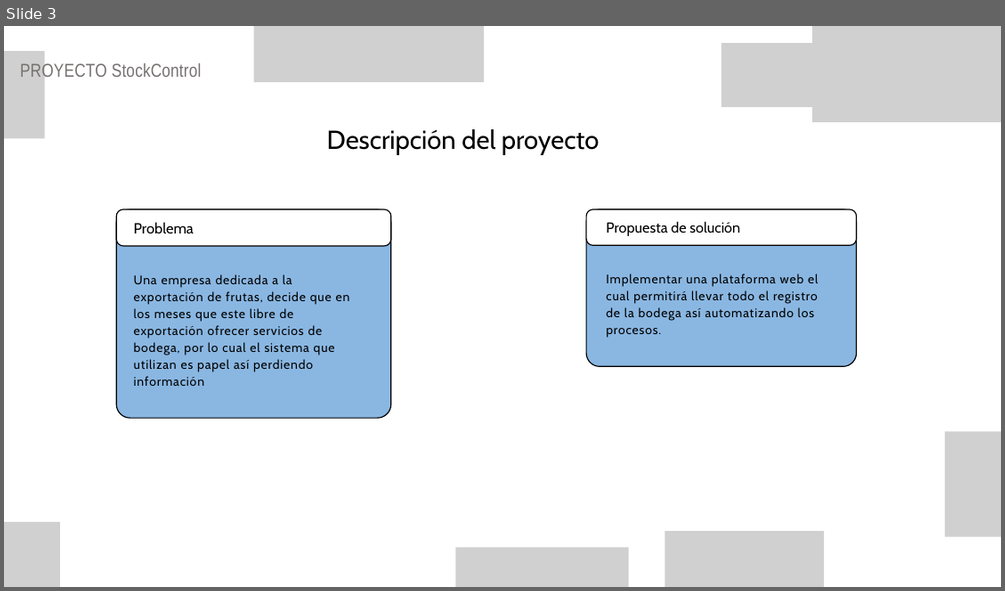
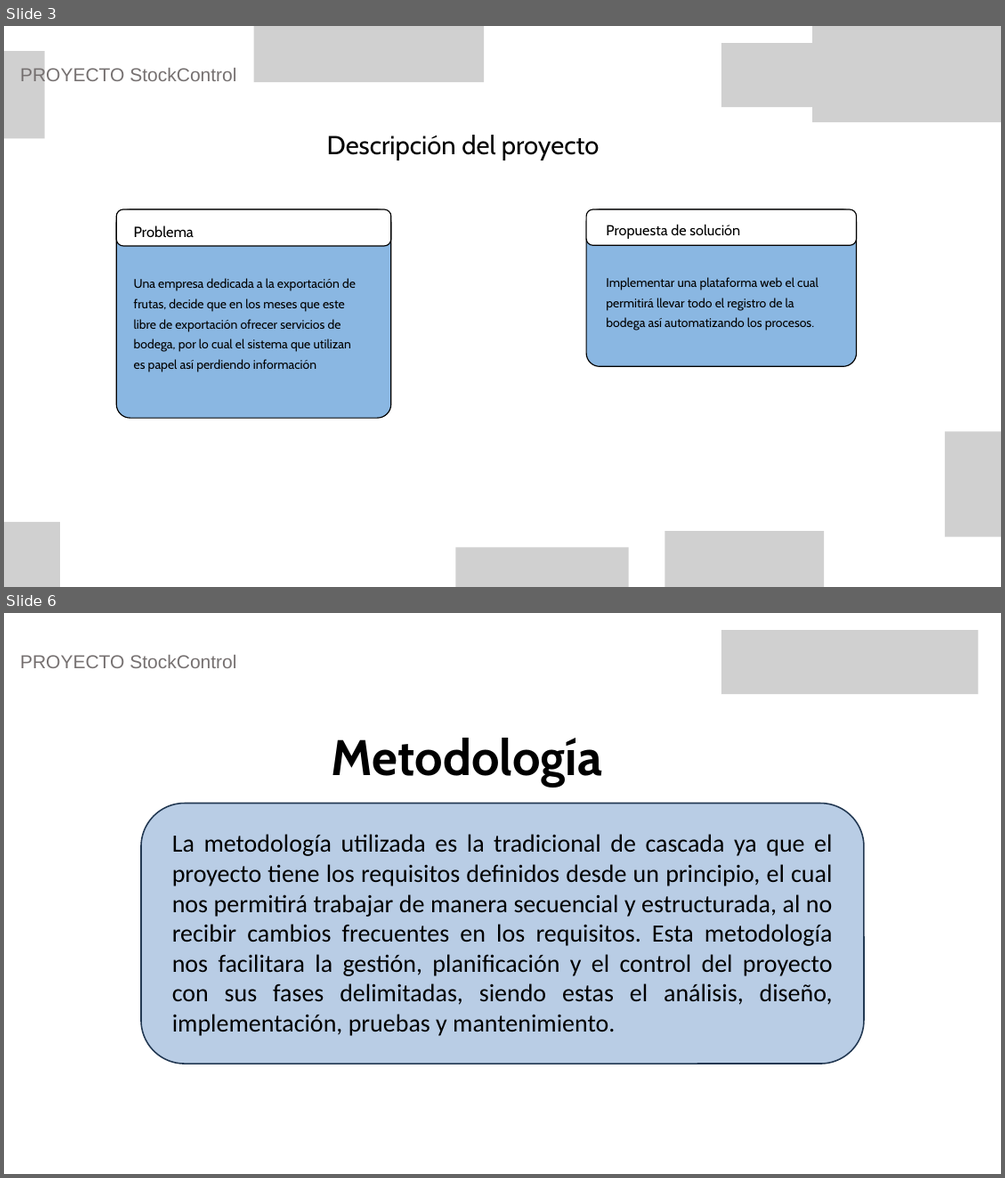
Before and after one commit to NovemiP/CP_PTY4614_4_EQP_4, a slide deck: Fase 2/Evidencias Proyecto/Presentacion Proyecto.pptx. Shown one above the other, each under a label of ours: slide 3 before the commit, slides 3 and 6 after it; the slides between them are not shown. The pictures are 1005x591 and 1005x1178 pixels, drawn with LibreOffice and Linux fonts; fonts in the diff are those of the drawing; grey boxes stand for pictures; background and template pictures are left out. Boxes give left, top, right and bottom in pixels: in the first picture for what was removed or moved away, otherwise in the second. Text is boxed around its words. In the diff, an @@ line names an element or a change of style, - is before the commit and + after.

```diff
--- a/Fase 2/Evidencias Proyecto/Presentacion Proyecto.pptx
+++ b/Fase 2/Evidencias Proyecto/Presentacion Proyecto.pptx
@@ slide 6 added at (x1=4, y1=613, x2=1001, y2=1174), background picture (left out) @@
@@ picture added at (x1=721, y1=630, x2=978, y2=694) @@
@@ text added at (x1=20, y1=655, x2=236, y2=668), 27 pt, text #767171 @@
+PROYECTO StockControl
@@ text added at (x1=331, y1=738, x2=602, y2=787), 72.1 pt, text #000000, bold @@
+Metodología
@@ rounded rectangle added at (x1=141, y1=803, x2=864, y2=1063), fill #B9CDE5, outline #233953 2 pt @@
@@ text added at (x1=172, y1=834, x2=833, y2=1036), 36 pt, text #000000 @@
+La metodología utilizada es la tradicional de cascada ya que el proyecto tiene los requisitos definidos desde un principio, el cual nos permitirá trabajar de manera secuencial y estructurada, al no recibir cambios frecuentes en los requisitos. Esta metodología nos facilitara la gestión, planificación y el control del proyecto con sus fases delimitadas, siendo estas el análisis, diseño, implementación, pruebas y mantenimiento.
@@ slide 3 changed as well @@
@@ text "PROYECTO StockControl" at (x1=20, y1=66, x2=236, y2=85): font Arial Narrow to Arial, letter spacing 0.2 to 0 pt; line spacing 32.4pt to 1.2 @@
@@ text "Descripción del proyecto" at (x1=327, y1=135, x2=599, y2=160): line spacing 44pt to 1.17 @@
@@ text "Problema" at (x1=134, y1=225, x2=194, y2=237): line spacing 24.9pt to 1.17 @@
@@ text "Propuesta de solución" at (x1=606, y1=224, x2=740, y2=239): line spacing 24.5pt to 1.17 @@
@@ text "Una empresa dedicada a la ..." at (x1=134, y1=278, x2=356, y2=372): letter spacing 1.1 to 0 pt; line spacing 24.3pt to 1.35 @@
@@ text "Implementar una plataforma web el ..." at (x1=606, y1=277, x2=818, y2=330): letter spacing 1.1 to 0 pt; line spacing 24.3pt to 1.35 @@
```
Also in this commit, not shown: 12 other slides changed, 1 slide removed.
